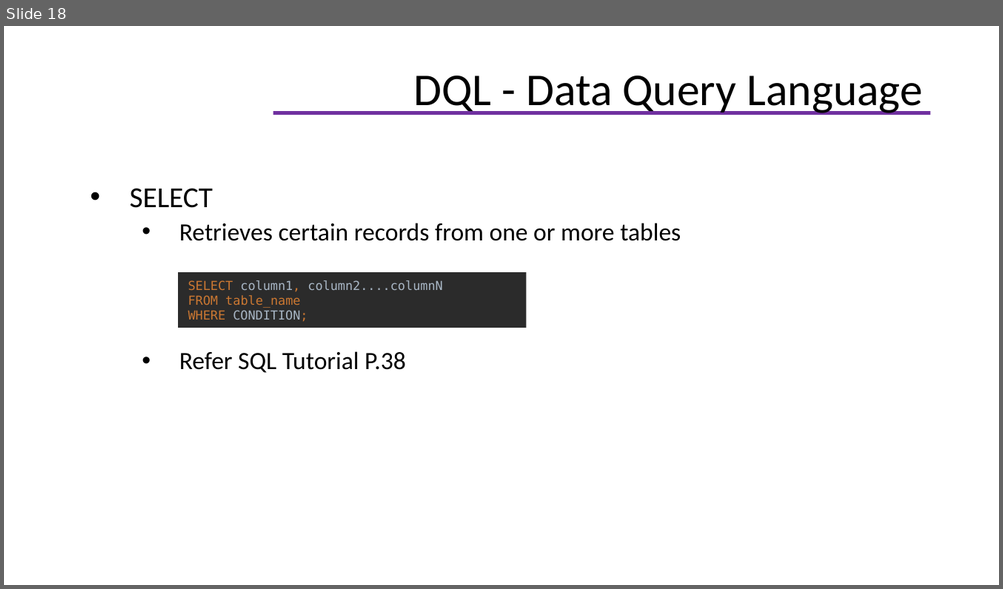
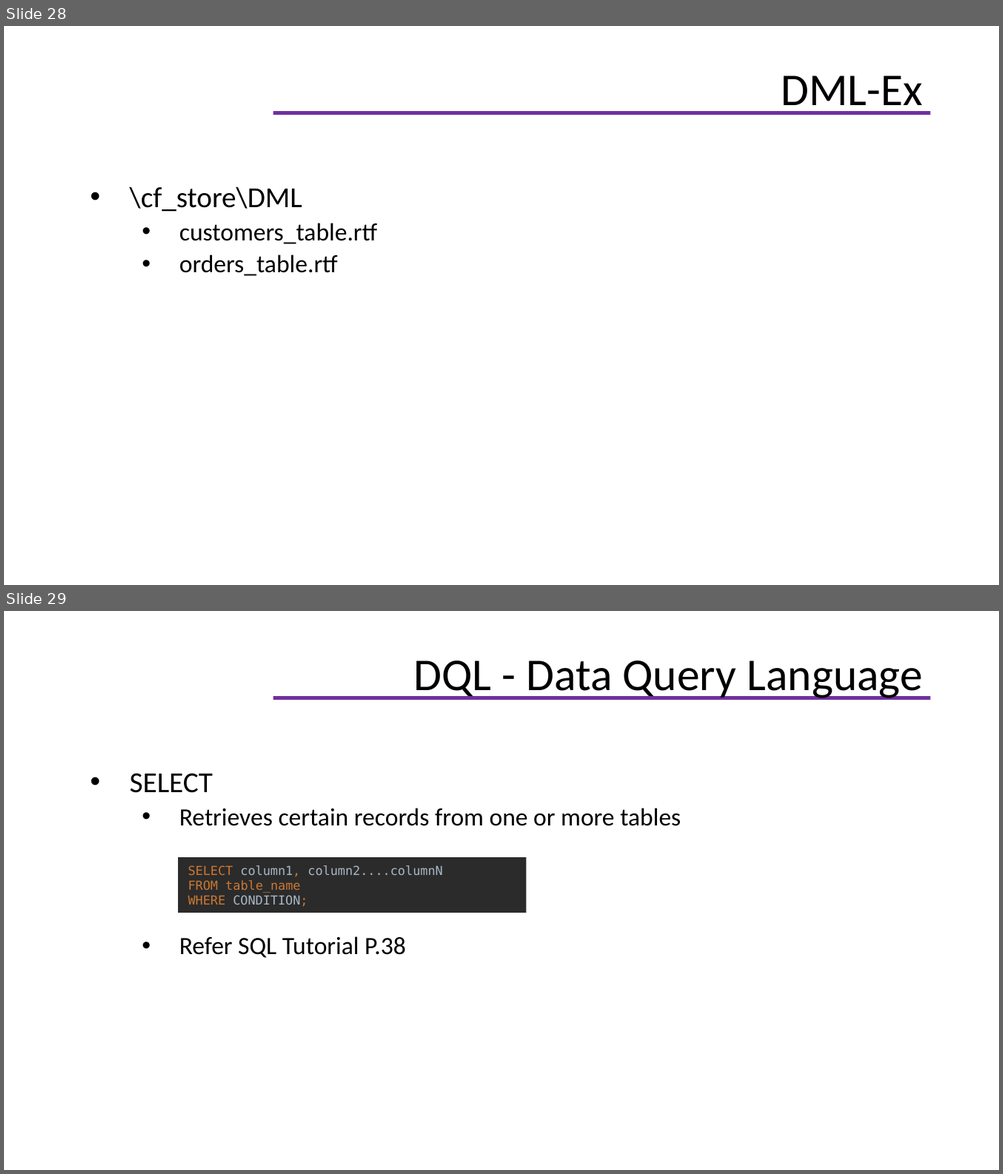
Before and after one commit to helenhash/database-training, a slide deck: database.pptx. Shown one above the other, each under a label of ours: slide 18 before the commit, slides 28 and 29 after it. The pictures are 1003x589 and 1003x1174 pixels, drawn with LibreOffice and Linux fonts; fonts in the diff are those of the drawing; background and template pictures are left out. Boxes give left, top, right and bottom in pixels: in the first picture for what was removed or moved away, otherwise in the second. Text is boxed around its words. In the diff, an @@ line names an element or a change of style, - is before the commit and + after.

```diff
--- a/database.pptx
+++ b/database.pptx
@@ slide 28 added at (x1=4, y1=26, x2=999, y2=585), background #FFFFFF; not listed: 1 template element that a slide beside it also shows @@
@@ title added at (x1=780, y1=76, x2=922, y2=115), 33 pt, text #000000 @@
+DML-Ex
@@ text added at (x1=130, y1=187, x2=377, y2=276), 18 pt, text #000000 @@
+• \cf_store\DML
+  • customers_table.rtf
+  • orders_table.rtf
@@ what was slide 18 is now slide 29 @@
```
Also in this commit, not shown: 7 slides changed, 11 other slides added, 9 other files.
